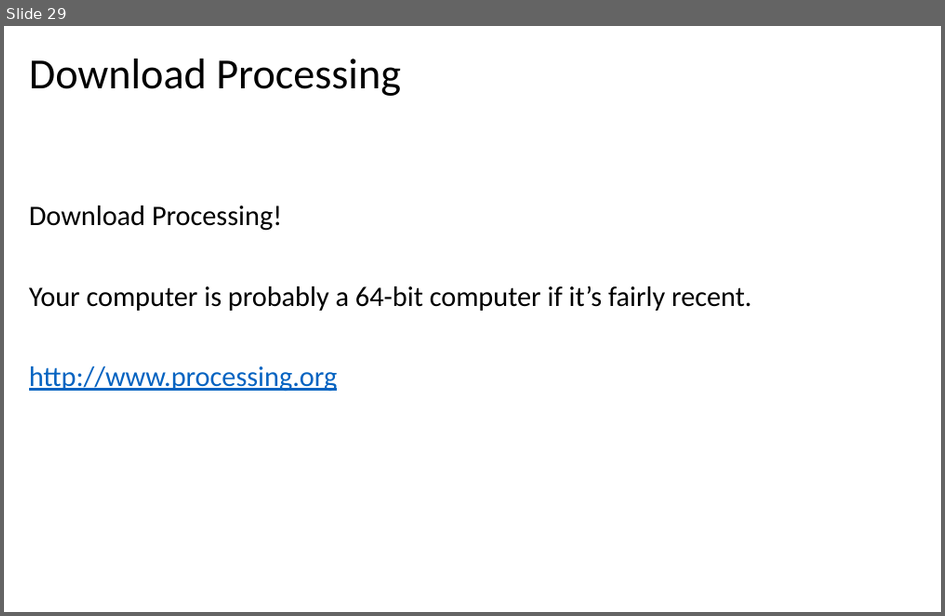
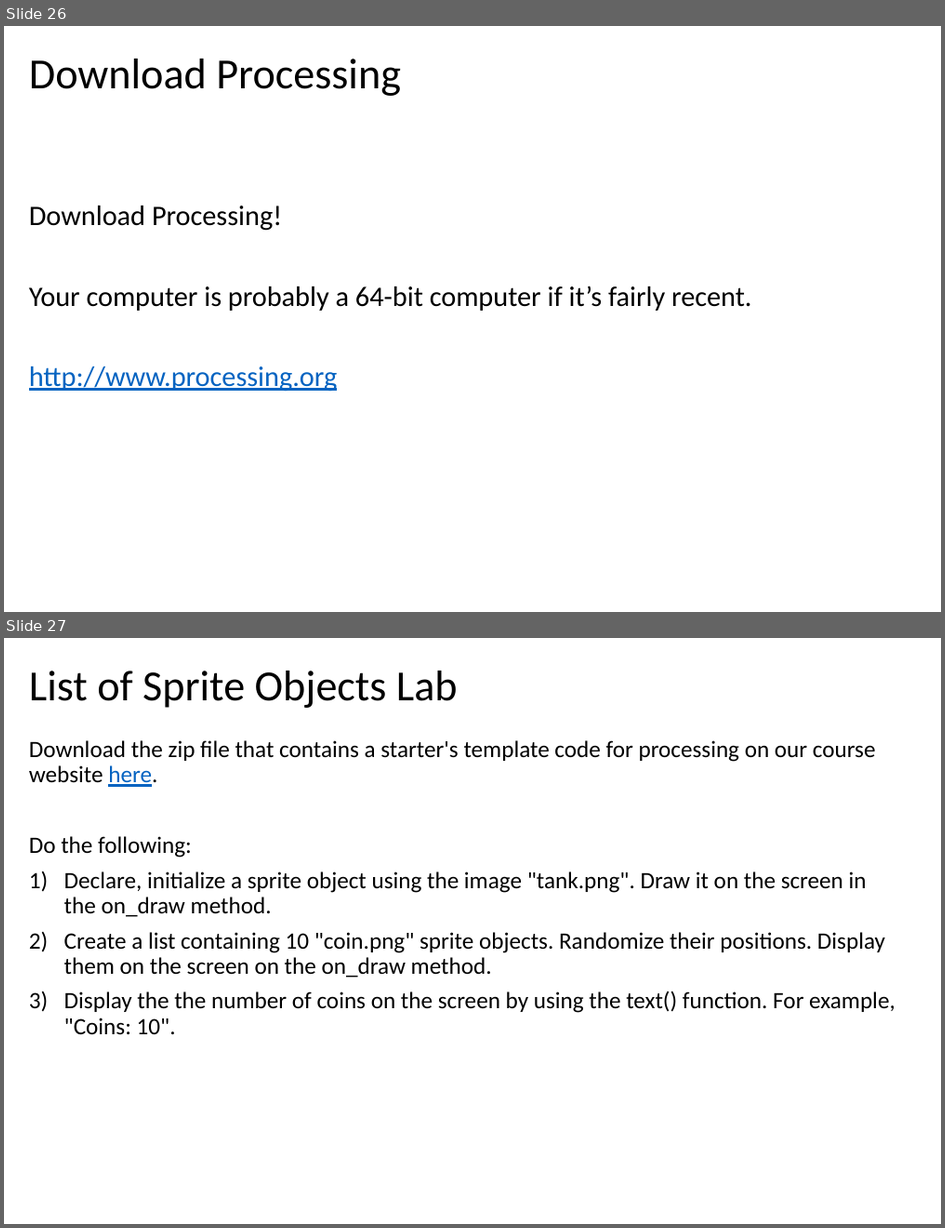
Before and after one commit to LongBaoNguyen/longbaonguyen.github.io, a slide deck: courses/apcsp/processing_arcade/processing1.pptx. Shown one above the other, each under a label of ours: slide 29 before the commit, slides 26 and 27 after it. The pictures are 945x616 and 945x1228 pixels, drawn with LibreOffice and Linux fonts; fonts in the diff are those of the drawing. Boxes give left, top, right and bottom in pixels: in the first picture for what was removed or moved away, otherwise in the second. Text is boxed around its words. In the diff, an @@ line names an element or a change of style, - is before the commit and + after.

```diff
--- a/courses/apcsp/processing_arcade/processing1.pptx
+++ b/courses/apcsp/processing_arcade/processing1.pptx
@@ slide 27 added at bbox=[4, 638, 941, 1224], background #FFFFFF @@
@@ title added at bbox=[29, 671, 458, 708], 33 pt, text #000000 @@
+List of Sprite Objects Lab
@@ text added at bbox=[29, 740, 896, 1034], 18 pt, text #000000 @@
+Download the zip file that contains a starter's template code for processing on our course website here.
+Do the following:
+1) Declare, initialize a sprite object using the image "tank.png". Draw it on the screen in the on_draw method.
+2) Create a list containing 10 "coin.png" sprite objects. Randomize their positions. Display them on the screen on the on_draw method.
+3) Display the the number of coins on the screen by using the text() function. For example, "Coins: 10".
@@ what was slide 29 is now slide 26 @@
```
Also in this commit, not shown: 1 slide changed, 3 slides removed, 7 other files.
